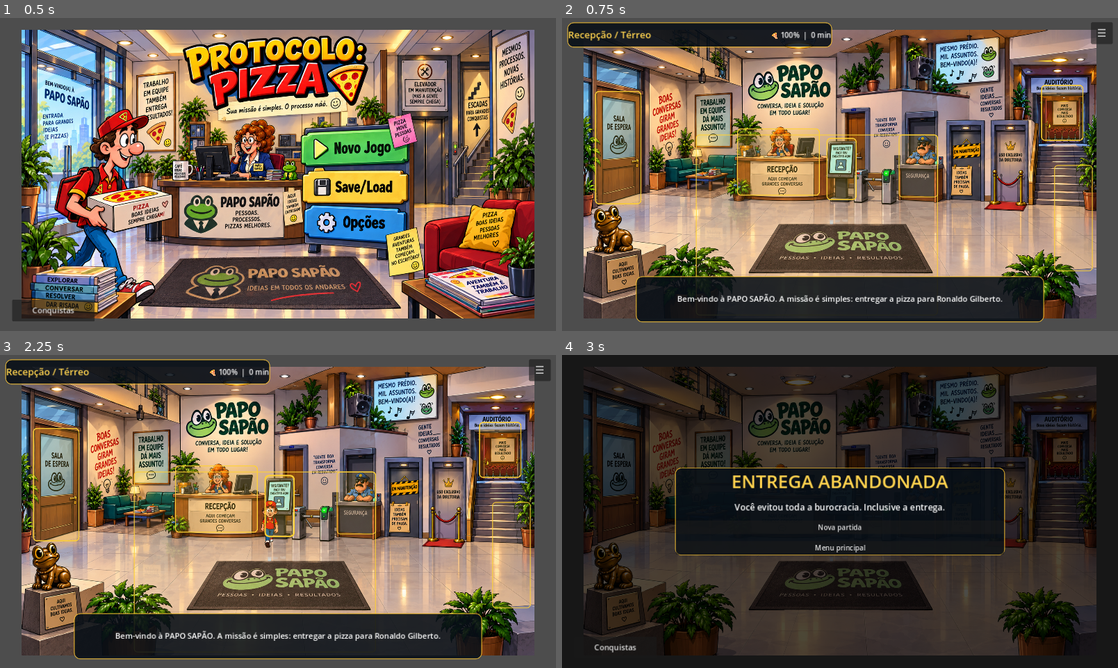
Above: before the commit, frames 1-4 (two rows, left to right).
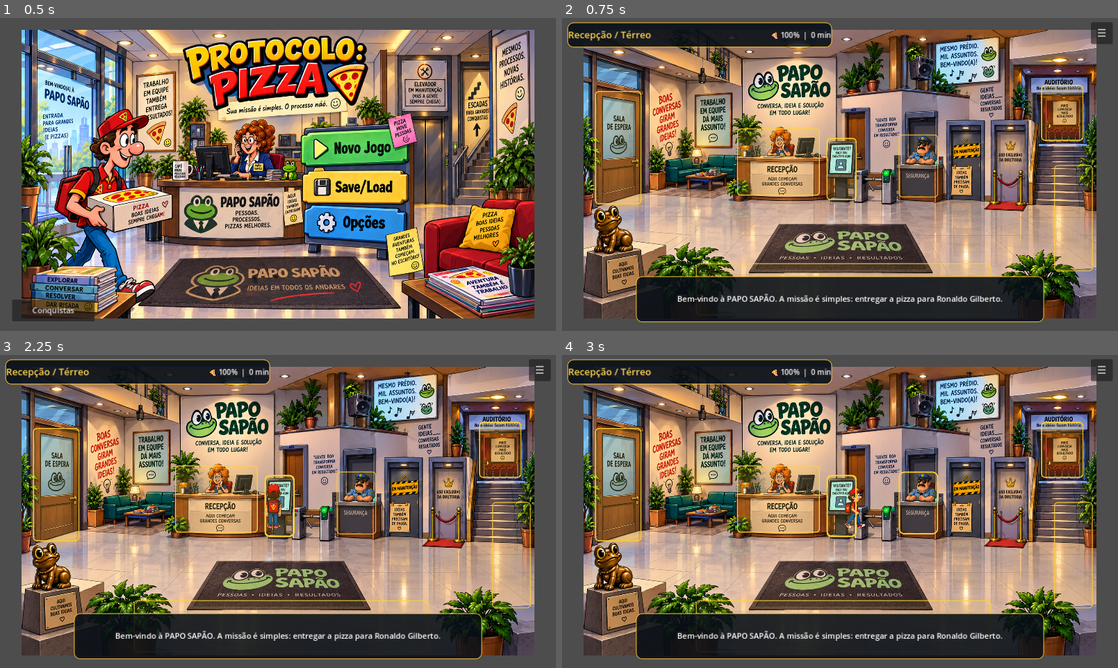
Above: after the commit, the same moments.

Repository: washincofer/protocolo-pizza
Game: Godot game, scene res://scenes/Main.tscn
Same seed, same stepped clock (60 frames per second), same inputs: the game is played once before the commit and once after it.
Inputs (mouse positions are in pixels of both pictures, inside the frame that each line leads up to):
- Up to frame 1 (0.5 s): no input
- Up to frame 2 (0.75 s): click (917, 146) at 0.5 s
- Up to frame 3 (2.25 s): click (272, 458) at 1.27 s; click (272, 486) at 2.02 s
- Up to frame 4 (3 s): click (917, 502) at 2.77 s

Frame 1 is identical in both runs. In frame 2, 0.6% of the frame differs, in the area x 24-78%, y 37-83%; in frame 3, 1.1%; in frame 4, 89%, in the area x 0-100%, y 0-100%.
Error in both runs: Attempted to free a locked object (calling or emitting). (res://scripts/main.gd:21)

Commit message:
Ajusta hotspot da Porta de Entrada na Recepcao

Diff:
--- a/godot/scripts/hotspot_catalog.gd
+++ b/godot/scripts/hotspot_catalog.gd
@@ -62,7 +62,7 @@
 		{"label":"Segurança","rect":[1027,340,129,205],"bounds":[1027,545,1156,340],"action":"security_desk"},
 		{"label":"Auditório","rect":[1492,178,138,182],"bounds":[1492,360,1630,178],"action":"auditorium"},
 		{"label":"Escadas","rect":[1535,440,126,347],"bounds":[1535,787,1661,440],"action":"reception_stairs"},
-		{"label":"Porta de Entrada","rect":[366,340,790,590],"bounds":[366,930,1156,340],"action":"reception_exit"}
+		{"label":"Porta de Entrada","rect":[366,760,964,170],"bounds":[366,930,1330,760],"action":"reception_exit"}
 	],
 	"innovation": [
 		{"label":"Óculos VR","rect":[900,380,190,170],"action":"take_vr"},
